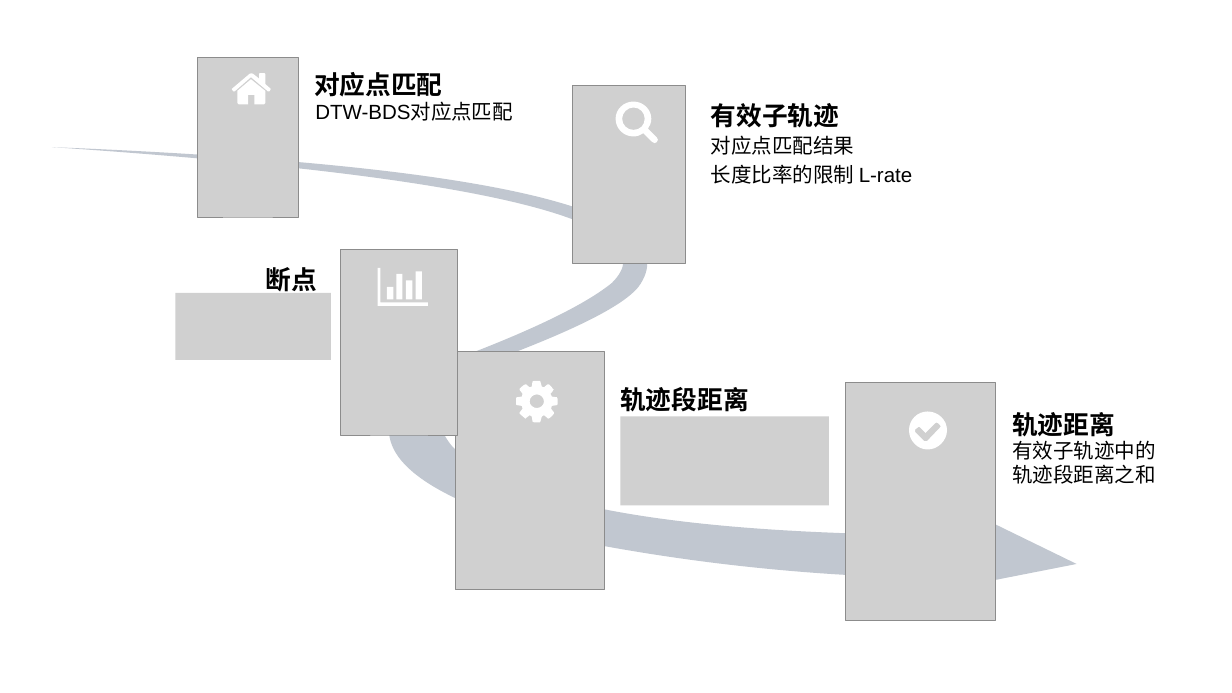
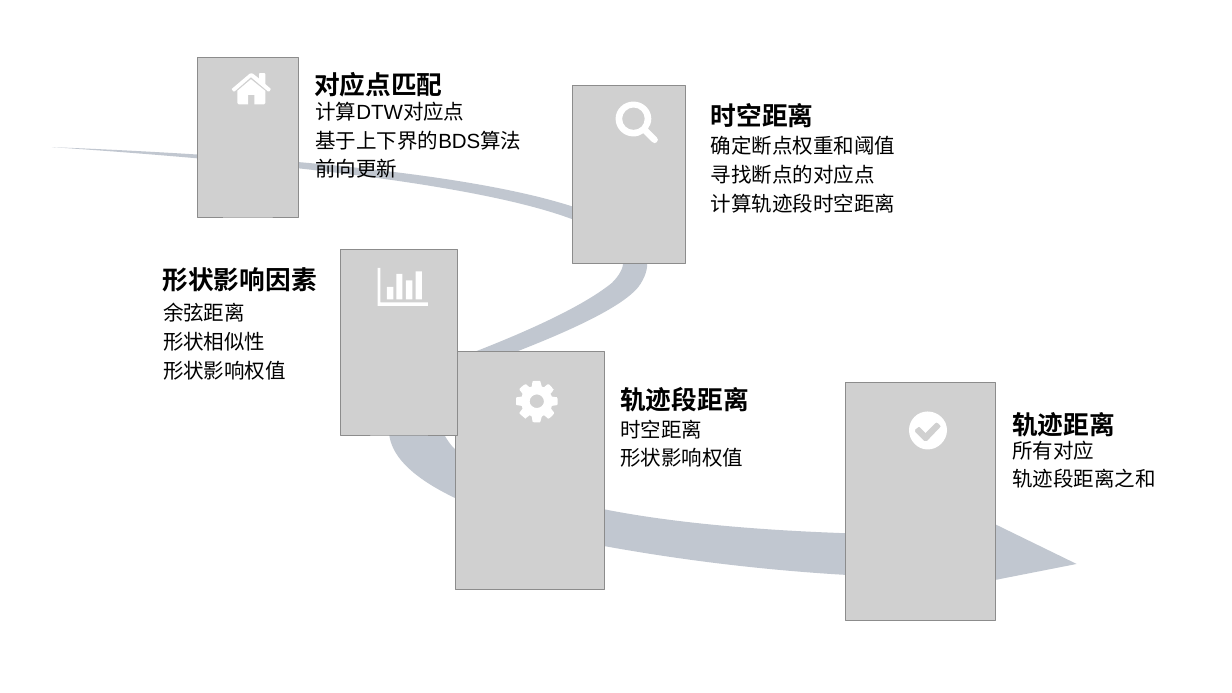
Before and after one commit to dingguangwei/biyelunwen, a slide deck: slide 12 of 素材-答辩.pptx. Drawn at 1232x693 pixels with LibreOffice and Linux fonts; fonts in the diff are those of the drawing; grey boxes stand for pictures. Boxes give left, top, right and bottom in pixels: in the first picture for what was removed or moved away, otherwise in the second. Text is boxed around its words. In the diff, an @@ line names an element or a change of style, - is before the commit and + after.

```diff
--- a/素材-答辩.pptx
+++ b/素材-答辩.pptx
@@ text at (x1=315, y1=101, x2=521, y2=178): text changed @@
-DTW-BDS对应点匹配
+计算DTW对应点
+基于上下界的BDS算法
+前向更新
@@ text at (x1=711, y1=103, x2=814, y2=128): text changed @@
-有效子轨迹
+时空距离
@@ text at (x1=711, y1=135, x2=895, y2=213): text changed @@
-对应点匹配结果
-长度比率的限制 L-rate
+确定断点权重和阈值
+寻找断点的对应点
+计算轨迹段时空距离
@@ text at (x1=163, y1=267, x2=317, y2=292): text changed @@
-断点
+形状影响因素
@@ picture removed at (x1=176, y1=293, x2=331, y2=360) @@
@@ text added at (x1=163, y1=302, x2=286, y2=380), 16 pt, text #000000 @@
+余弦距离
+形状相似性
+形状影响权值
@@ picture removed at (x1=620, y1=417, x2=829, y2=506) @@
@@ text added at (x1=620, y1=420, x2=743, y2=467), 16 pt, text #000000 @@
+时空距离
+形状影响权值
@@ text at (x1=1012, y1=440, x2=1155, y2=488): text changed @@
-有效子轨迹中的轨迹段距离之和
+所有对应
+轨迹段距离之和
```
Also in this commit, not shown: 1 slide added, 6 other files.
